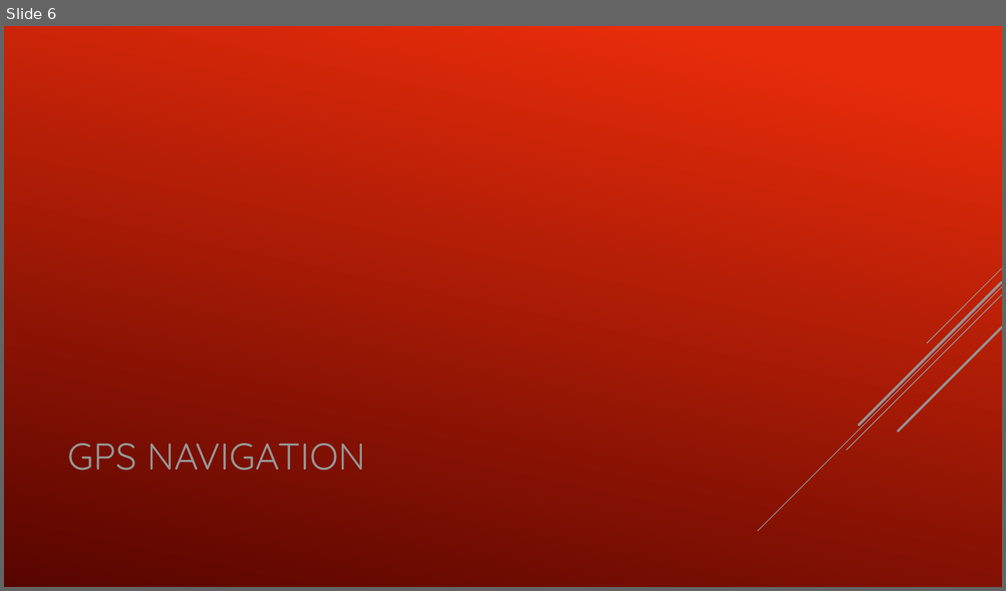
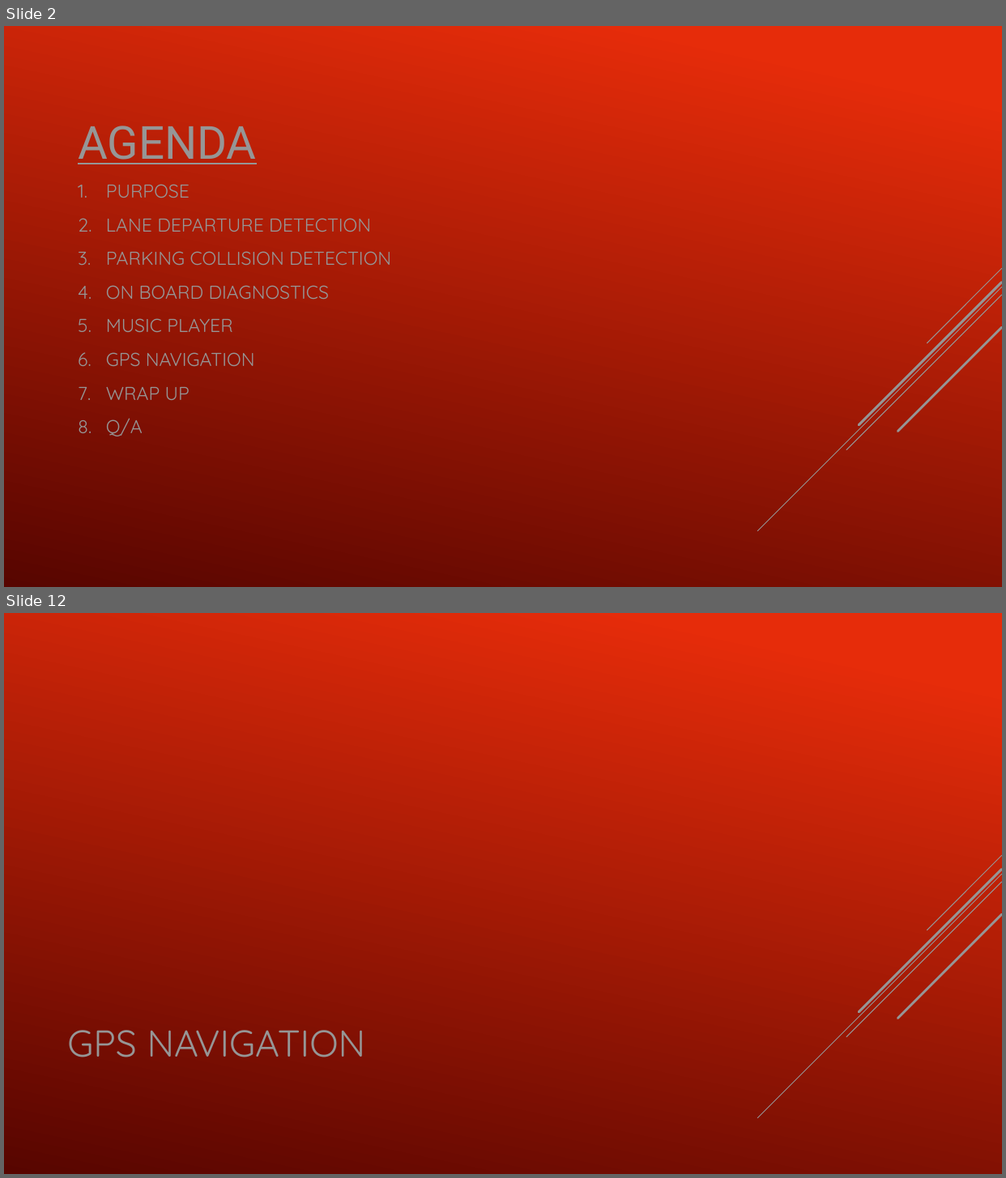
Before and after one commit to Joshua-Bonner/OpenZ, a slide deck: Presentation/OpenZ.pptx. Shown one above the other, each under a label of ours: slide 6 before the commit, slides 2 and 12 after it; the slides between them are not shown. The pictures are 1006x591 and 1006x1178 pixels, drawn with LibreOffice and Linux fonts; fonts in the diff are those of the drawing. Boxes give left, top, right and bottom in pixels: in the first picture for what was removed or moved away, otherwise in the second. Text is boxed around its words. In the diff, an @@ line names an element or a change of style, - is before the commit and + after.

```diff
--- a/Presentation/OpenZ.pptx
+++ b/Presentation/OpenZ.pptx
@@ slide 2 added at bbox=[4, 26, 1002, 587], background gradient #E52C0B to #580500; not listed: 5 template elements that a slide beside it also shows @@
@@ text added at bbox=[78, 126, 391, 437], 18 pt, text #969696 @@
+AGENDA
+1. PURPOSE
+2. LANE DEPARTURE DETECTION
+3. PARKING COLLISION DETECTION
+4. ON BOARD DIAGNOSTICS
+5. MUSIC PLAYER
+6. GPS NAVIGATION
+7. WRAP UP
+8. Q/A
@@ what was slide 6 is now slide 12 @@
```
Also in this commit, not shown: 4 slides changed, 6 other slides added, 2 slides removed.
